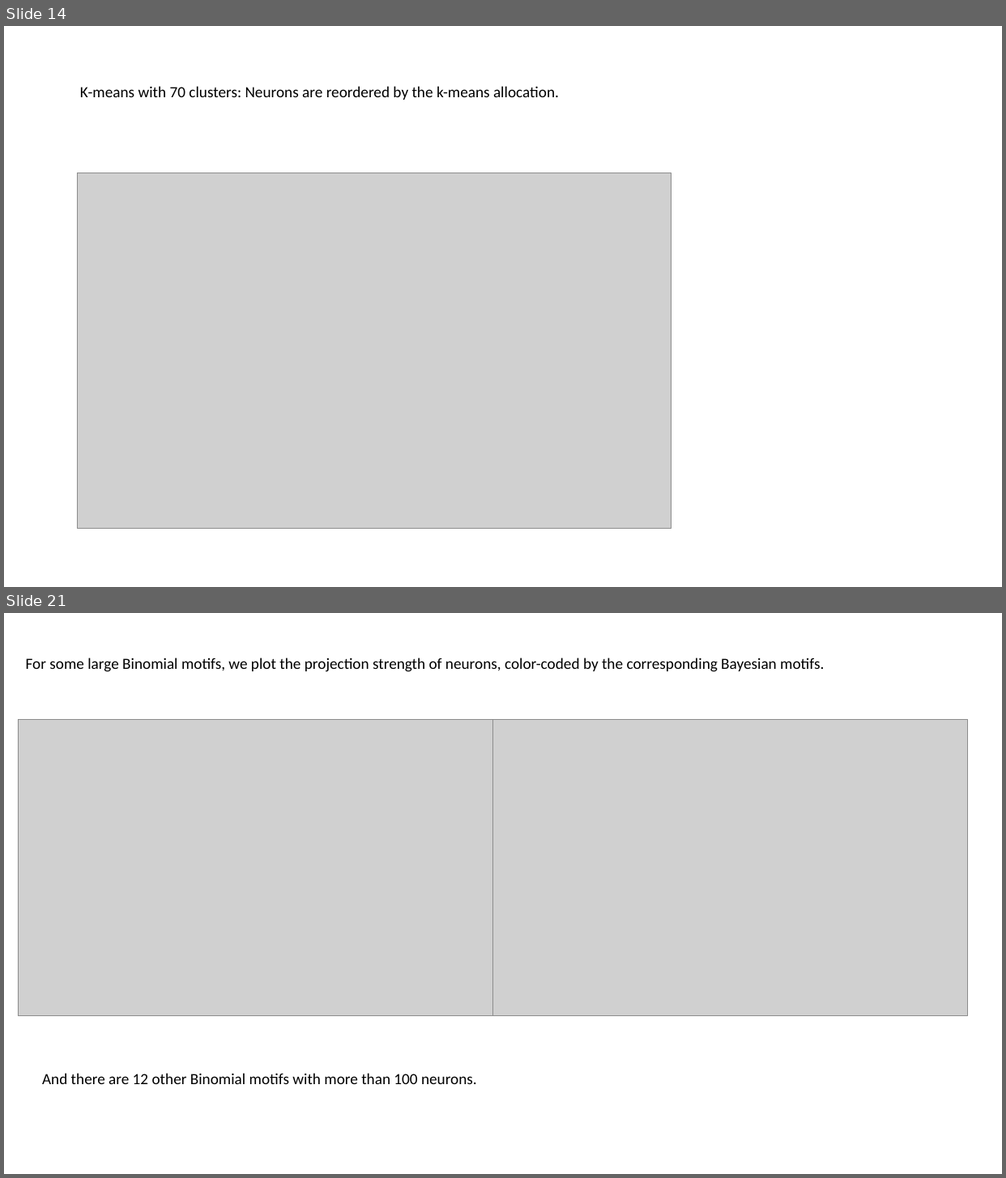
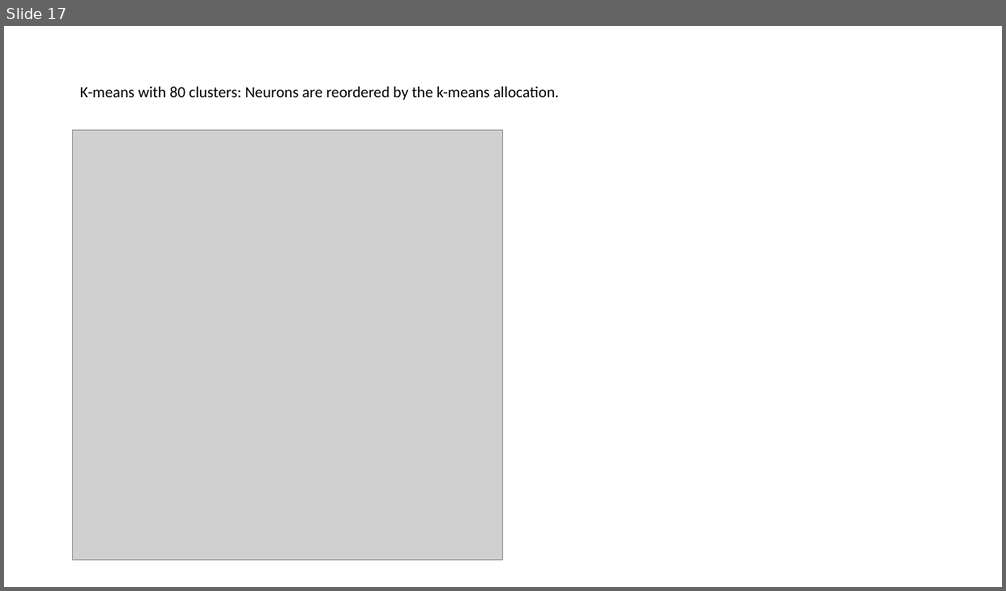
Before and after one commit to jinluliu550/MAPseq_analysis, a slide deck: jinlu/barseq.pptx. Shown one above the other, each under a label of ours: slides 14 and 21 before the commit, slide 17 after it; the slides between them are not shown. The pictures are 1006x1178 and 1006x591 pixels, drawn with LibreOffice and Linux fonts; fonts in the diff are those of the drawing; grey boxes stand for pictures. Boxes give left, top, right and bottom in pixels: in the first picture for what was removed or moved away, otherwise in the second. Text is boxed around its words. In the diff, an @@ line names an element or a change of style, - is before the commit and + after.

```diff
--- a/jinlu/barseq.pptx
+++ b/jinlu/barseq.pptx
@@ slide 21 removed at [4,613,1002,1174], background #FFFFFF @@
@@ text removed at [26,658,824,672] @@
-For some large Binomial motifs, we plot the projection strength of neurons, color-coded by the corresponding Bayesian motifs.
@@ picture removed at [19,719,493,1016] @@
@@ picture removed at [493,719,967,1016] @@
@@ text removed at [42,1073,477,1084] @@
-And there are 12 other Binomial motifs with more than 100 neurons.
@@ what was slide 14 is now slide 17 @@
@@ slide 17 changed as well @@
@@ title at [80,86,559,100]: text changed @@
-K-means with 70 clusters: Neurons are reordered by the k-means allocation.
+K-means with 80 clusters: Neurons are reordered by the k-means allocation.
@@ picture: place and size @@
-picture at [78,173,671,529]
+picture at [73,130,503,561]
```
Also in this commit, not shown: 8 other slides changed, 12 slides added, 9 other slides removed, 24 other files.
